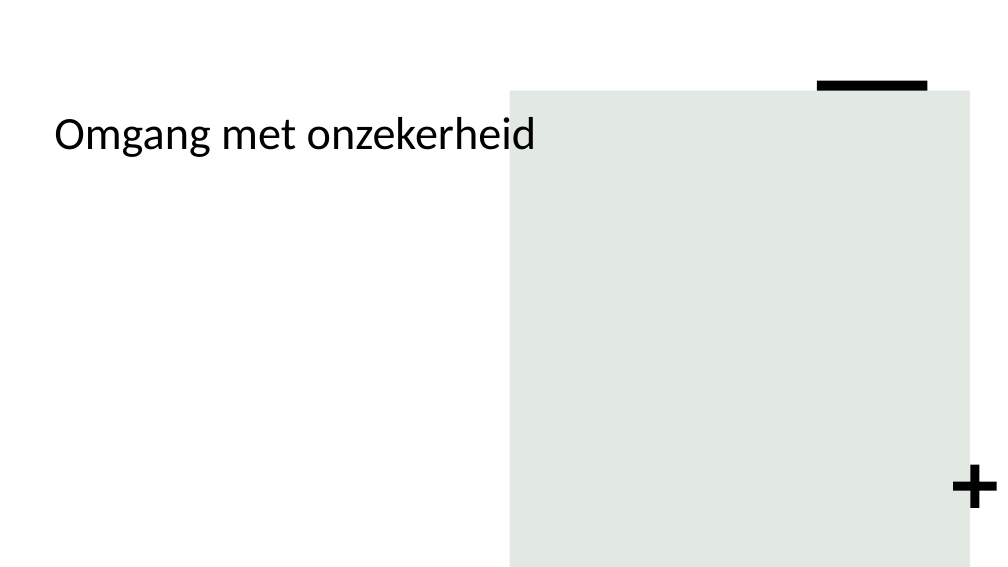
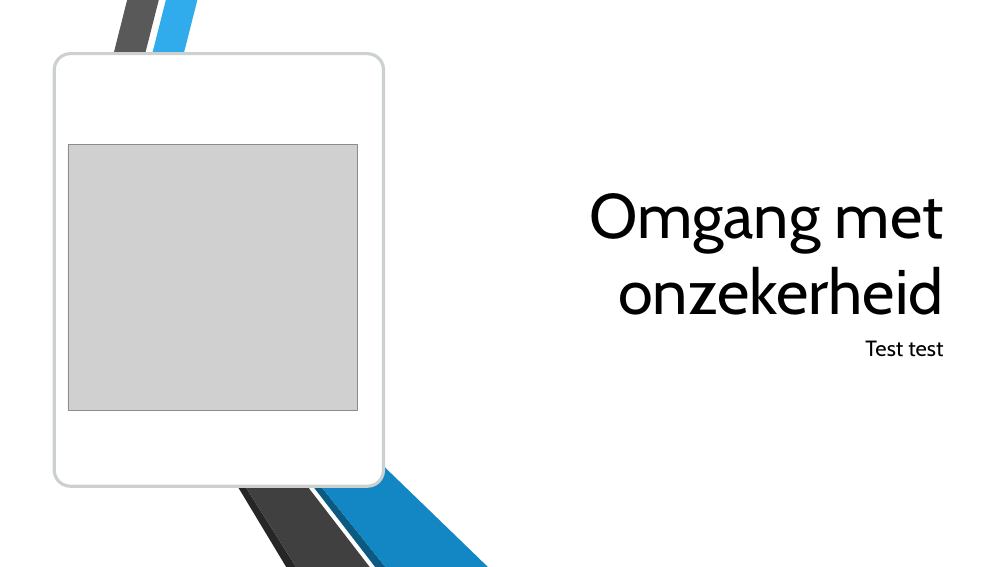
Before and after one commit to AI-Gio/ABD, a slide deck: slide 6 of Challenge 1 presentatie.pptx. Drawn at 1008x567 pixels with LibreOffice and Linux fonts; fonts in the diff are those of the drawing; grey boxes stand for pictures; background and template pictures are left out. Boxes give left, top, right and bottom in pixels: in the first picture for what was removed or moved away, otherwise in the second. Text is boxed around its words. In the diff, an @@ line names an element or a change of style, - is before the commit and + after.

```diff
--- a/Challenge 1 presentatie.pptx
+++ b/Challenge 1 presentatie.pptx
@@ rectangle added at [0,0,1008,567], fill #FFFFFF @@
@@ rounded rectangle added at [54,54,383,486], fill #FFFFFF, outline #979D9F 3 pt @@
@@ title "Omgang met onzekerheid": place and size @@
-title "Omgang met onzekerheid" at [54,116,536,157]
+title "Omgang met onzekerheid" at [589,193,944,315]
@@ title "Omgang met onzekerheid" at [589,193,944,315]: size 44 to 60 pt, font Calibri to Cabin; alignment left to right; vertical alignment top to bottom @@
@@ rectangle removed at [817,81,928,91] @@
@@ rectangle removed at [510,91,970,567] @@
@@ picture added at [68,144,357,411] @@
@@ group added at [45,0,461,567]: 6 freeform shapes @@
@@ group added at [73,0,488,567]: 6 freeform shapes @@
@@ text added at [865,340,943,357], 21 pt, text #000000 @@
+Test test
@@ group added at [12,0,214,567]: 6 freeform shapes @@
@@ plus removed at [954,464,997,507] @@
```
Also in this commit, not shown: 4 other slides changed, 2 slides added, 2 slides removed.
